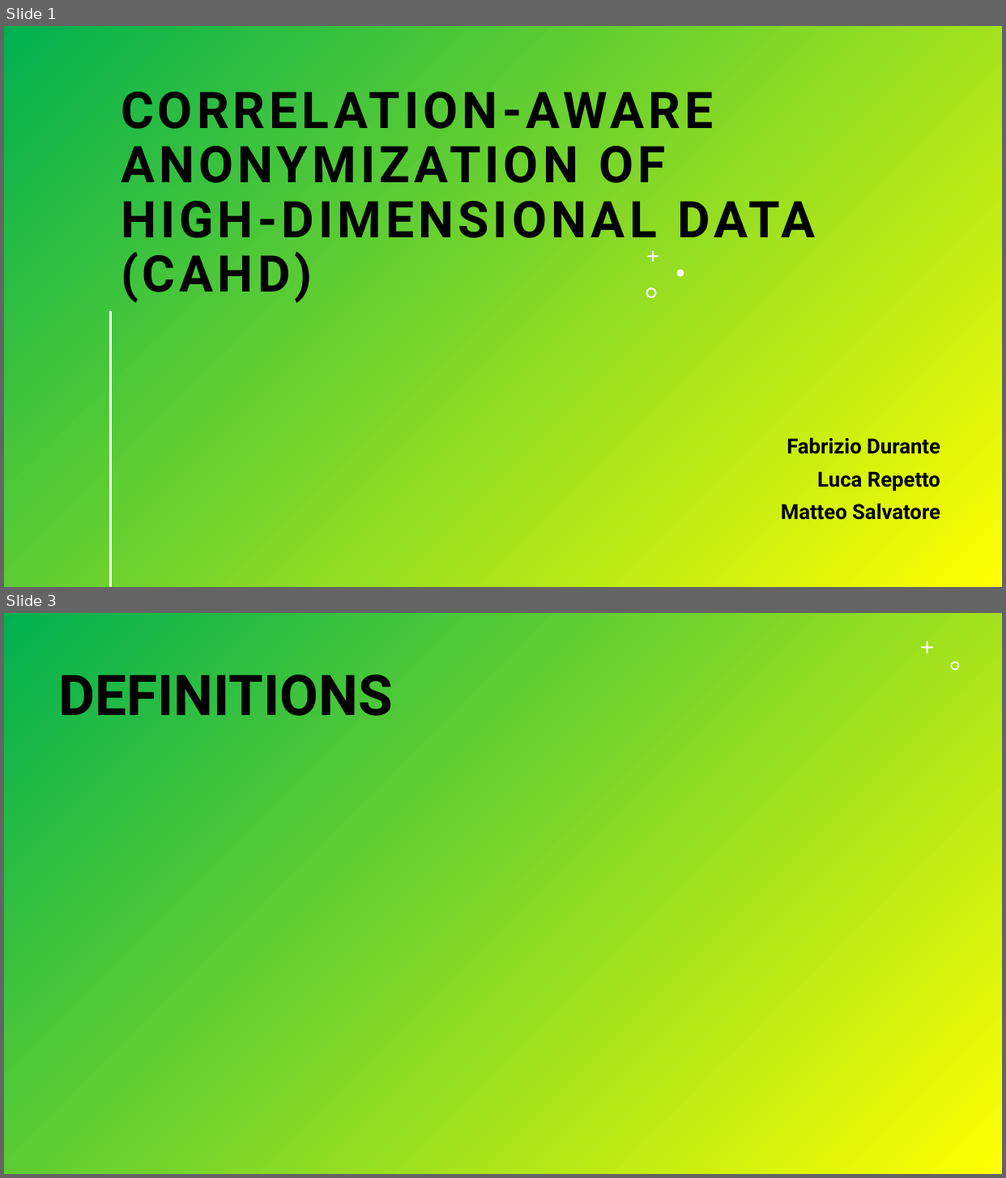
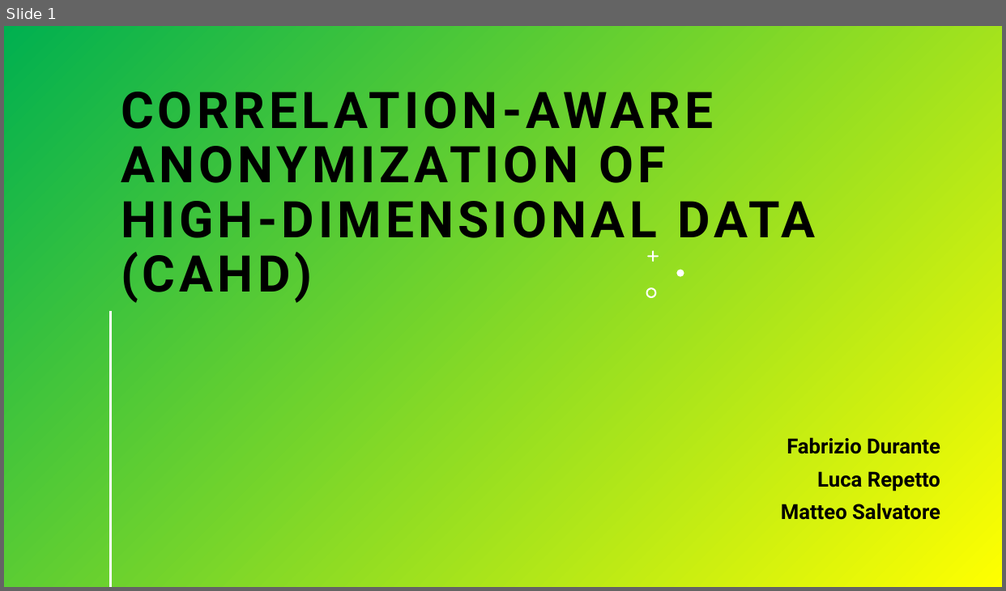
Before and after one commit to Durante94/Data-Protection-Privacy, a slide deck: Presentazione/presentazione.pptx. Shown one above the other, each under a label of ours: slides 1 and 3 before the commit, slide 1 after it; the slides between them are not shown. The pictures are 1006x1178 and 1006x591 pixels, drawn with LibreOffice and Linux fonts; fonts in the diff are those of the drawing; grey boxes stand for pictures. Boxes give left, top, right and bottom in pixels: in the first picture for what was removed or moved away, otherwise in the second. Text is boxed around its words. In the diff, an @@ line names an element or a change of style, - is before the commit and + after.

```diff
--- a/Presentazione/presentazione.pptx
+++ b/Presentazione/presentazione.pptx
@@ slide 3 removed at <box>4,613,1002,1174</box>, background gradient #00B050 to #FFFF00 @@
@@ freeform shape removed at <box>921,641,934,654</box> @@
@@ title removed at <box>58,675,393,728</box> @@
-DEFINITIONS
@@ freeform shape removed at <box>951,662,960,671</box> @@
```
Also in this commit, not shown: 13 slides changed, 3 slides added, 4 other slides removed, 1 other file.
